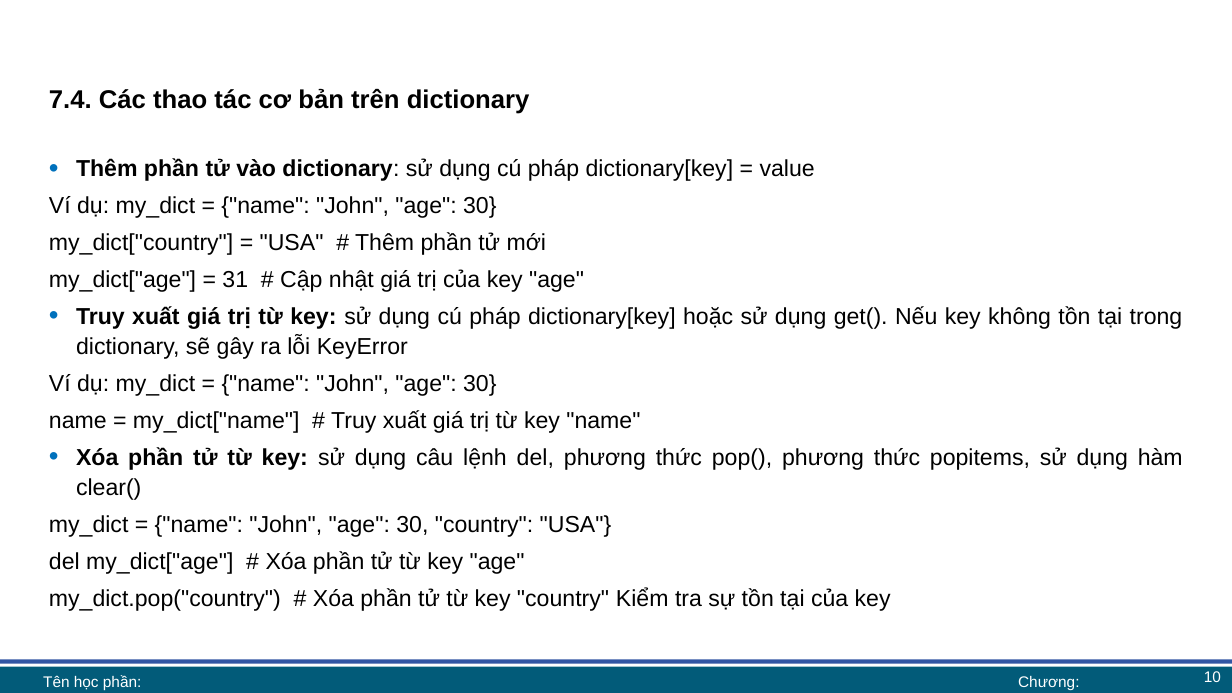
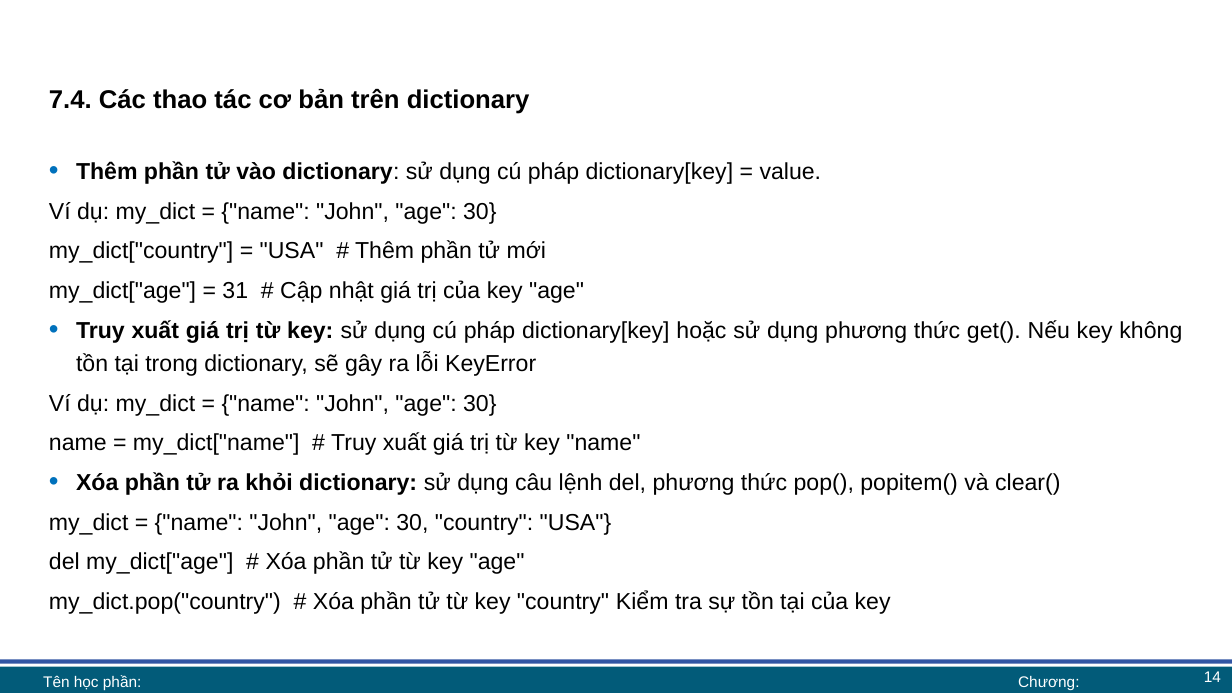
Before and after one commit to lhaaaaa/17A2-Ca-chieu, a slide deck: slide 14 of Lab 6 + 7/Lab 7 bài giảng.pptx (slide 10 before the commit). Drawn at 1232x693 pixels with LibreOffice and Linux fonts; fonts in the diff are those of the drawing; background and template pictures are left out. Boxes give left, top, right and bottom in pixels: in the first picture for what was removed or moved away, otherwise in the second. Text is boxed around its words. In the diff, an @@ line names an element or a change of style, - is before the commit and + after.

```diff
--- a/Lab 6 + 7/Lab 7 bài giảng.pptx
+++ b/Lab 6 + 7/Lab 7 bài giảng.pptx
@@ text at box(76, 161, 822, 184): text changed @@
-• Thêm phần tử vào dictionary: sử dụng cú pháp dictionary[key] = value
+• Thêm phần tử vào dictionary: sử dụng cú pháp dictionary[key] = value.
@@ text at box(49, 202, 891, 614): line spacing 1.1 to 1.2 @@
@@ text at box(76, 320, 1182, 376): text changed @@
-• Truy xuất giá trị từ key: sử dụng cú pháp dictionary[key] hoặc sử dụng get(). Nếu key không tồn tại trong dictionary, sẽ gây ra lỗi KeyError
+• Truy xuất giá trị từ key: sử dụng cú pháp dictionary[key] hoặc sử dụng phương thức get(). Nếu key không tồn tại trong dictionary, sẽ gây ra lỗi KeyError
@@ text at box(76, 472, 1060, 495): text changed @@
-• Xóa phần tử từ key: sử dụng câu lệnh del, phương thức pop(), phương thức popitems, sử dụng hàm clear()
+• Xóa phần tử ra khỏi dictionary: sử dụng câu lệnh del, phương thức pop(), popitem() và clear()
@@ page number at box(1204, 671, 1221, 682): text changed @@
-10
+14
```
Also in this commit, not shown: 8 other slides changed, 7 slides added, 1 other file.
